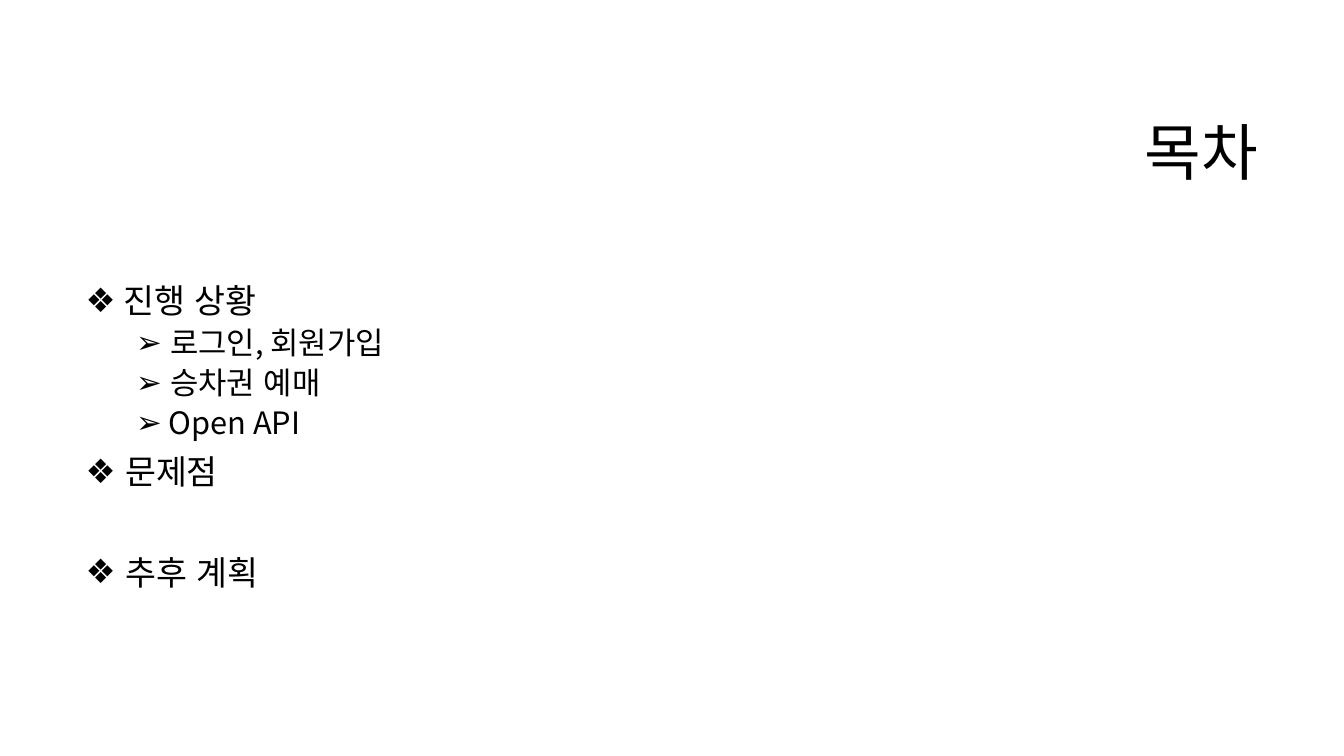
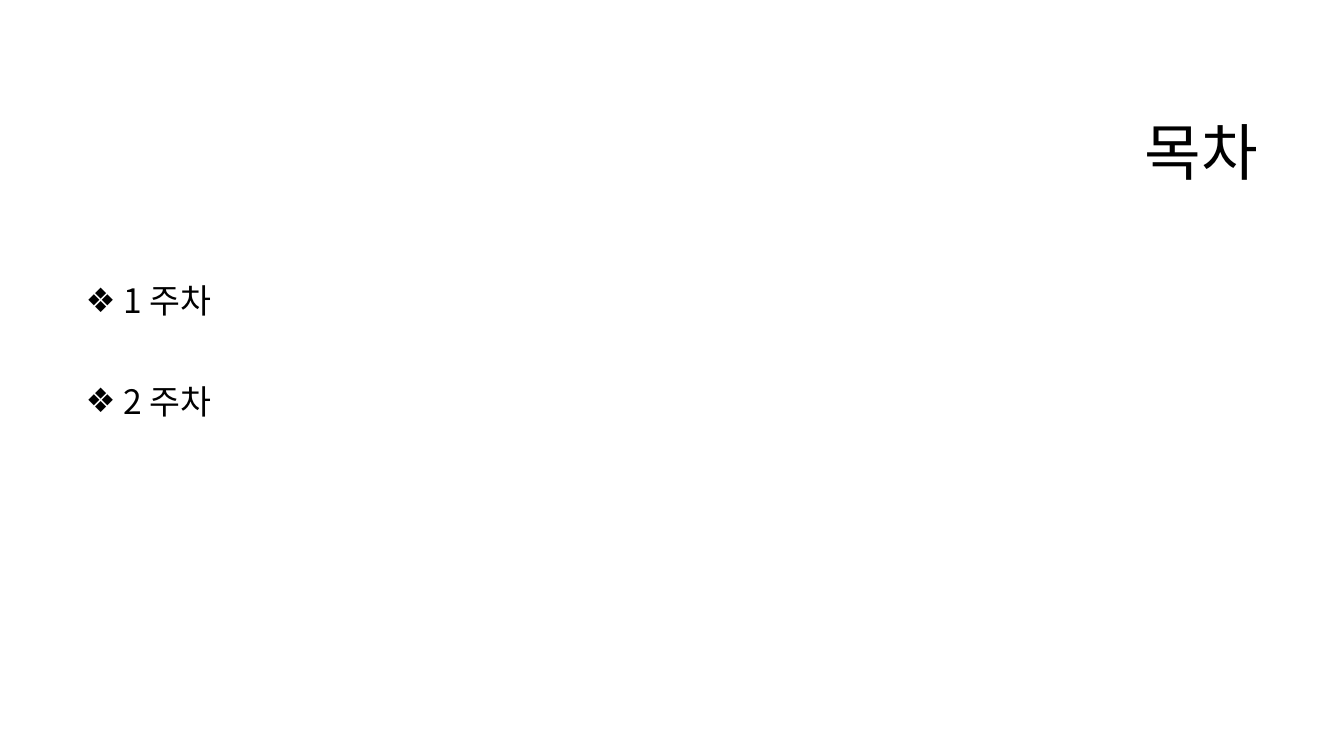
Before and after one commit to eeeeyeot/JAVATrainTicketing, a slide deck: slide 2 of 작업한 내용/1주차 (2020_11_16 ~ 2020_11_20)/기차 예매 프로그램 1주차.pptx. Drawn at 1344x756 pixels with LibreOffice and Linux fonts; fonts in the diff are those of the drawing; background and template pictures are left out. Boxes give left, top, right and bottom in pixels: in the first picture for what was removed or moved away, otherwise in the second. Text is boxed around its words. In the diff, an @@ line names an element or a change of style, - is before the commit and + after.

```diff
--- a/작업한 내용/1주차 (2020_11_16 ~ 2020_11_20)/기차 예매 프로그램 1주차.pptx
+++ b/작업한 내용/1주차 (2020_11_16 ~ 2020_11_20)/기차 예매 프로그램 1주차.pptx
@@ text at <box>123,285,211,417</box>: text changed; size 22 to 24 pt @@
-❖ 진행 상황
-  ➢ 로그인, 회원가입
-  ➢ 승차권 예매
-  ➢ Open API
-❖ 문제점
-❖ 추후 계획
+❖ 1 주차
+❖ 2 주차
```
Also in this commit, not shown: 2 other slides changed, 6 slides added, 14 other files.
